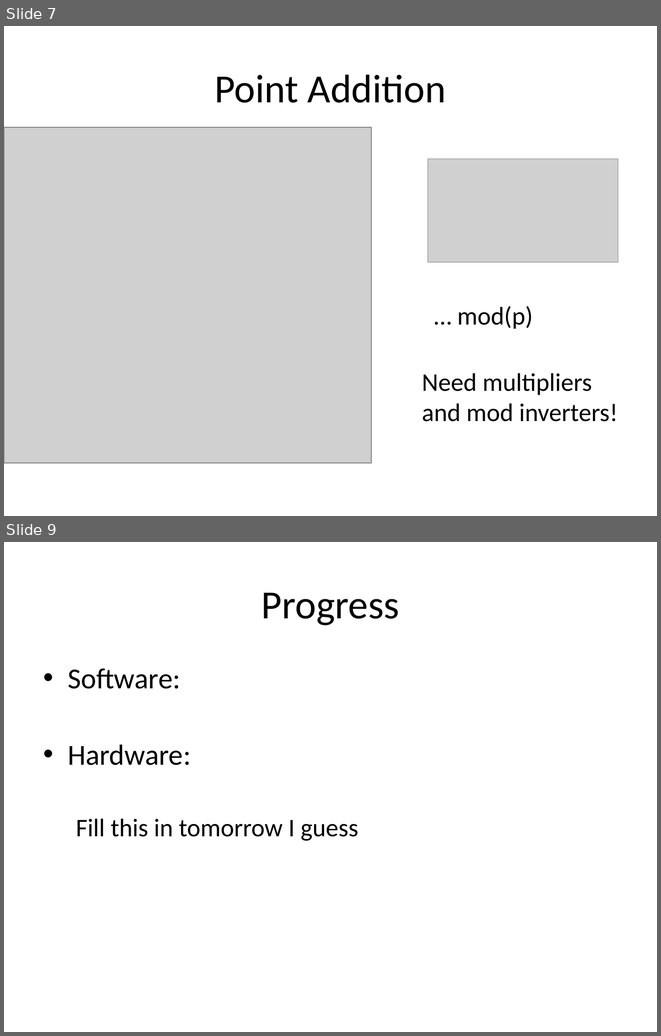
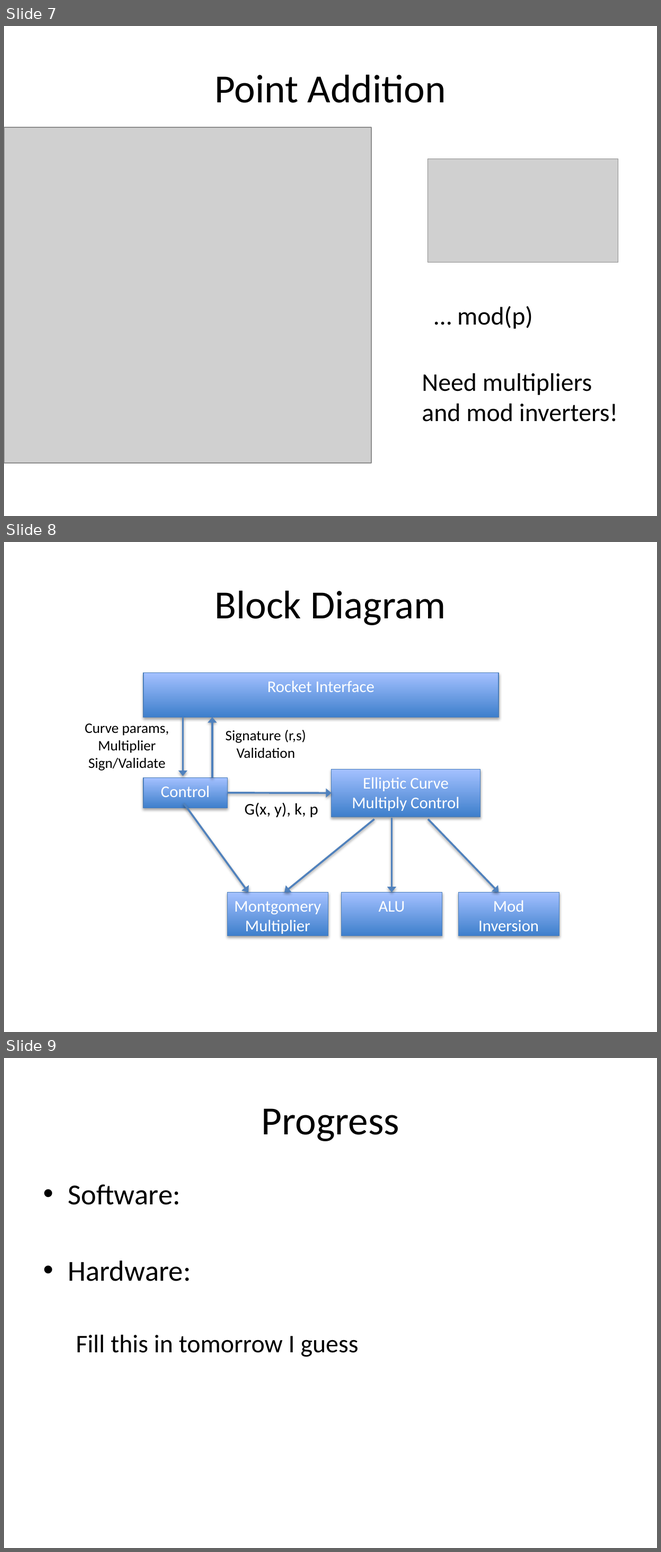
Before and after one commit to palmer-dabbelt/cs250-papers, a slide deck: ProgressReport.pptx. Shown one above the other, each under a label of ours: slides 7 and 9 before the commit, slides 7, 8 and 9 after it; the slides between them are not shown. The pictures are 661x1036 and 661x1552 pixels, drawn with LibreOffice and Linux fonts; fonts in the diff are those of the drawing; grey boxes stand for pictures. Boxes give left, top, right and bottom in pixels: in the first picture for what was removed or moved away, otherwise in the second. Text is boxed around its words. In the diff, an @@ line names an element or a change of style, - is before the commit and + after.

Commit message:
added block diagram

```diff
--- a/ProgressReport.pptx
+++ b/ProgressReport.pptx
@@ slide 8 added at bbox=[4, 542, 657, 1032], background #FFFFFF @@
@@ title added at bbox=[214, 590, 446, 625], 44 pt, text #000000 @@
+Block Diagram
@@ rectangle added at bbox=[143, 672, 498, 717], fill gradient #3F80CE to #A4C4FF, outline #4B7EBC 0.75 pt, 18 pt, text #FFFFFF @@
+Rocket Interface
@@ text added at bbox=[85, 723, 169, 770], 16 pt, text #000000 @@
+Curve params,
+Multiplier
+Sign/Validate
@@ arrow added from (183, 717) to (183, 776), #4F81BD 2 pt @@
@@ arrow added from (212, 778) to (212, 717), #4F81BD 2 pt @@
@@ text added at bbox=[226, 730, 306, 758], 16 pt, text #000000 @@
+Signature (r,s)
+Validation
@@ rectangle added at bbox=[143, 778, 227, 808], fill gradient #3F80CE to #A4C4FF, outline #4B7EBC 0.75 pt, 18 pt, text #FFFFFF @@
+Control
@@ rectangle added at bbox=[331, 769, 480, 817], fill gradient #3F80CE to #A4C4FF, outline #4B7EBC 0.75 pt, 18 pt, text #FFFFFF @@
+Elliptic Curve Multiply Control
@@ arrow added from (227, 793) to (331, 793), #4F81BD 2 pt @@
@@ arrow added from (184, 803) to (248, 892), #4F81BD 2 pt @@
@@ text added at bbox=[245, 802, 318, 817], 18 pt, text #000000 @@
+G(x, y), k, p
@@ arrow added from (374, 819) to (285, 892), #4F81BD 2 pt @@
@@ arrow added from (392, 818) to (392, 892), #4F81BD 2 pt @@
@@ arrow added from (428, 819) to (498, 892), #4F81BD 2 pt @@
@@ rectangle added at bbox=[227, 892, 328, 936], fill gradient #3F80CE to #A4C4FF, outline #4B7EBC 0.75 pt, 18 pt, text #FFFFFF @@
+Montgomery Multiplier
@@ rectangle added at bbox=[342, 892, 442, 936], fill gradient #3F80CE to #A4C4FF, outline #4B7EBC 0.75 pt, 18 pt, text #FFFFFF @@
+ALU
@@ rectangle added at bbox=[458, 892, 559, 936], fill gradient #3F80CE to #A4C4FF, outline #4B7EBC 0.75 pt, 18 pt, text #FFFFFF @@
+Mod Inversion
```
Also in this commit, not shown: 1 slide removed.
